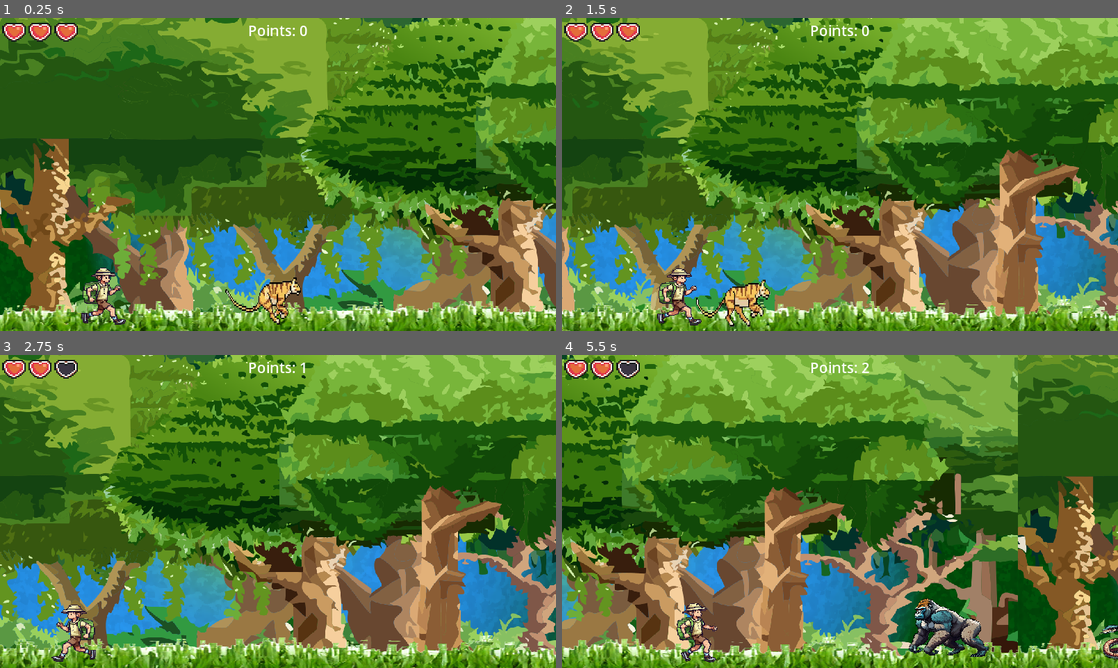
Above: before the commit, frames 1-4 (two rows, left to right).
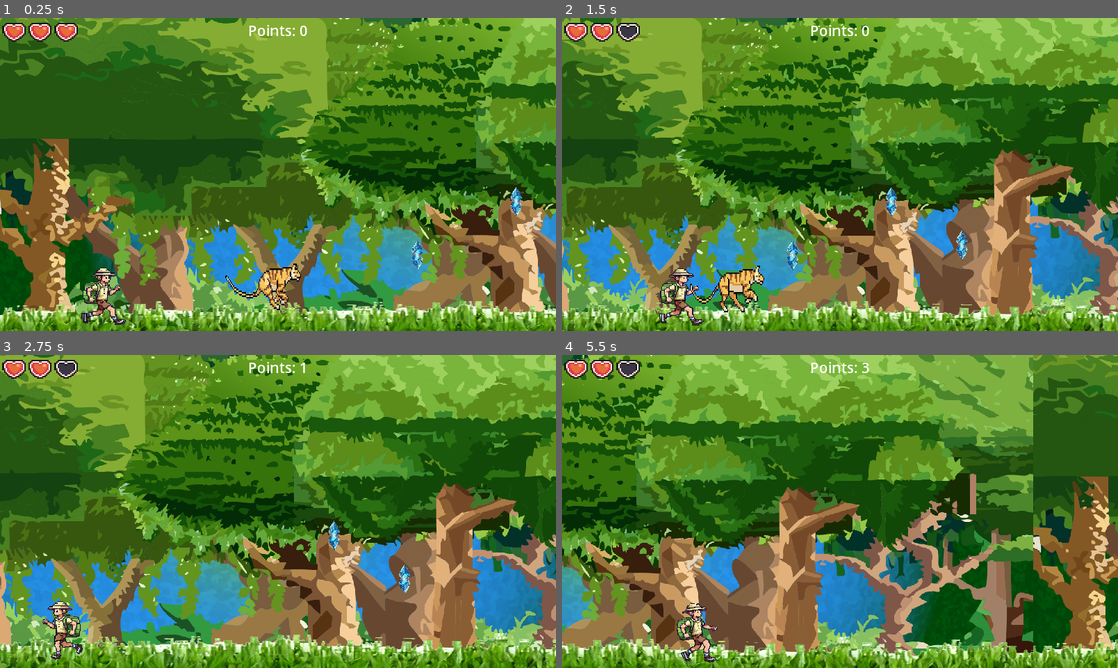
Above: after the commit, the same moments.

Repository: Zain12468/Godot-Side-Scroller-Game
Game: Godot game, scene res://Scenes/Levels/Level 1.tscn
The game is run twice, just before and just after one commit, with the same random seed, the same clock (stepped at 60 frames per second) and the same inputs.
Inputs:
- Up to frame 1 (0.25 s): no input
- Up to frame 2 (1.5 s): tap Enter (ui_accept) at 0.5, 0.77 s; hold Right (ui_right) from 0.53 s (still down)
- Up to frame 3 (2.75 s): tap Enter (ui_accept) at 1.52 s; release Right (ui_right) at 2.03 s; hold Left (ui_left) from 2.03 s (still down)
- Up to frame 4 (5.5 s): release Left (ui_left) at 2.78 s; hold Right (ui_right) 2.78-4.28 s; tap Enter (ui_accept) at 3.02, 3.77, 4.52 s; hold Left (ui_left) 4.28-5.03 s; hold Right (ui_right) from 5.03 s (still down)

The runs differ from the first frame. In frame 1, 1.4% of the frame differs, in the area x 40-94%, y 54-98%; in frame 2, 37%; in frame 3, 53%; in frame 4, 53%, in the area x 0-100%, y 0-100%.

Commit message:
Renaming Enemy Scenes

Diff:
--- a/Main Project/Scenes/Characters/Enemies/Gorilla.gd
+++ b/Main Project/Scenes/Characters/Enemies/Gorilla.gd
@@ -8,6 +8,7 @@
 @onready var sprite_2d = $AnimatedSprite2D
 @export var speed = 150
 @export var limit = 0.5
+@export var endPoint : Marker2D
 
 
 func _ready():
--- a/Main Project/Scenes/Characters/Enemies/Gorilla.tscn
+++ b/Main Project/Scenes/Characters/Enemies/Gorilla.tscn
@@ -1,6 +1,6 @@
 [gd_scene load_steps=14 format=3 uid="uid://b3x3fd5gj2xlc"]
 
-[ext_resource type="Script" path="res://Scenes/Characters/Enemies/Snake.gd" id="1_6x6n3"]
+[ext_resource type="Script" path="res://Scenes/Characters/Enemies/Gorilla.gd" id="1_nskp3"]
 [ext_resource type="Texture2D" uid="uid://dpa4h1g77gctg" path="res://Assets/Characters/Gorilla asset /Gorilla asset1 .png" id="2_3rktd"]
 [ext_resource type="Texture2D" uid="uid://dx01sfua5i55a" path="res://Assets/Characters/Gorilla asset /Gorilla asset2 .png" id="3_xuv3n"]
 [ext_resource type="Texture2D" uid="uid://bqkvghc34lv7x" path="res://Assets/Characters/Gorilla asset /Gorilla asset3.png" id="4_ucyad"]
@@ -54,11 +54,11 @@
 radius = 22.0
 height = 68.0
 
-[node name="Snake" type="CharacterBody2D"]
+[node name="Gorilla" type="CharacterBody2D"]
 position = Vector2(-10, -24)
 collision_layer = 3
 collision_mask = 3
-script = ExtResource("1_6x6n3")
+script = ExtResource("1_nskp3")
 
 [node name="AnimatedSprite2D" type="AnimatedSprite2D" parent="."]
 position = Vector2(10, 23)
--- a/Main Project/Scenes/Characters/Enemies/Snake.gd
+++ b/Main Project/Scenes/Characters/Enemies/Snake.gd
@@ -8,6 +8,7 @@
 @onready var sprite_2d = $AnimatedSprite2D
 @export var speed = 150
 @export var limit = 0.5
+@export var endPoint : Marker2D
 
 
 func _ready():
--- a/Main Project/Scenes/Characters/Enemies/Snake.tscn
+++ b/Main Project/Scenes/Characters/Enemies/Snake.tscn
@@ -51,7 +51,6 @@
 height = 88.0
 
 [sub_resource type="CapsuleShape2D" id="CapsuleShape2D_6qxrp"]
-radius = 10.0
 height = 52.0
 
 [node name="Snake" type="CharacterBody2D"]
--- a/Main Project/Scenes/Characters/Enemies/Tiger.tscn
+++ b/Main Project/Scenes/Characters/Enemies/Tiger.tscn
@@ -155,16 +155,16 @@
 }]
 
 [sub_resource type="CapsuleShape2D" id="CapsuleShape2D_f53cx"]
-radius = 31.0056
-height = 170.022
+radius = 36.0117
+height = 155.997
 
 [sub_resource type="CapsuleShape2D" id="CapsuleShape2D_n8ci6"]
-radius = 31.0
-height = 178.0
+radius = 35.0
+height = 162.0
 
 [sub_resource type="CapsuleShape2D" id="CapsuleShape2D_6qxrp"]
 radius = 15.0
-height = 78.0
+height = 120.0
 
 [node name="Snake" type="CharacterBody2D"]
 position = Vector2(-10, -24)
@@ -173,14 +173,15 @@
 script = ExtResource("1_at8ar")
 
 [node name="AnimatedSprite2D" type="AnimatedSprite2D" parent="."]
-position = Vector2(-4, 20)
+position = Vector2(0, 20)
 scale = Vector2(0.393167, 0.602759)
 sprite_frames = SubResource("SpriteFrames_uichb")
 animation = &"running"
 autoplay = "running"
+frame_progress = 0.346407
 
 [node name="CollisionShape2D" type="CollisionShape2D" parent="."]
-position = Vector2(-7, 48)
+position = Vector2(6, 50)
 rotation = 1.5646
 shape = SubResource("CapsuleShape2D_f53cx")
 
@@ -189,7 +190,7 @@
 
 [node name="CollisionShape2D" type="CollisionShape2D" parent="Hitbox"]
 visibility_layer = 2
-position = Vector2(-3, 49)
+position = Vector2(5, 54)
 rotation = 1.5708
 shape = SubResource("CapsuleShape2D_n8ci6")
 
@@ -198,7 +199,7 @@
 collision_mask = 4
 
 [node name="CollisionShape2D" type="CollisionShape2D" parent="Hurtbox"]
-position = Vector2(32, 22)
+position = Vector2(26, 10)
 rotation = 1.5708
 shape = SubResource("CapsuleShape2D_6qxrp")
 
--- a/Main Project/Scenes/Collectables/collectable.tscn
+++ b/Main Project/Scenes/Collectables/collectable.tscn
@@ -1,4 +1,6 @@
-[gd_scene load_steps=3 format=3 uid="uid://deuqbeubboi2i"]
+[gd_scene load_steps=4 format=3 uid="uid://deuqbeubboi2i"]
+
+[ext_resource type="Texture2D" uid="uid://cowojl2y1qvum" path="res://Assets/Other/glowing pixlated crystal.png" id="1_apsbc"]
 
 [sub_resource type="GDScript" id="GDScript_maadm"]
 script/source = "extends Area2D
@@ -13,17 +15,18 @@
 "
 
 [sub_resource type="CircleShape2D" id="CircleShape2D_hqe23"]
-radius = 29.0
+radius = 35.0
 
 [node name="Collectable" type="Area2D"]
 script = SubResource("GDScript_maadm")
 
 [node name="CollisionShape2D" type="CollisionShape2D" parent="."]
-position = Vector2(142, 71)
+position = Vector2(143, 77)
 shape = SubResource("CircleShape2D_hqe23")
 
 [node name="Sprite2D" type="Sprite2D" parent="."]
-position = Vector2(142, 70)
-scale = Vector2(0.182701, 0.140935)
+position = Vector2(142, 75.7588)
+scale = Vector2(0.182701, 0.170468)
+texture = ExtResource("1_apsbc")
 
 [connection signal="body_entered" from="." to="." method="_on_body_entered"]
--- a/Main Project/Scenes/Levels/Level 1.tscn
+++ b/Main Project/Scenes/Levels/Level 1.tscn
@@ -9,8 +9,6 @@
 [ext_resource type="PackedScene" uid="uid://xqv4fa5ckbwe" path="res://Scenes/Levels/Level 2.tscn" id="7_fqohm"]
 [ext_resource type="PackedScene" uid="uid://deuqbeubboi2i" path="res://Scenes/Collectables/collectable.tscn" id="7_t7nnl"]
 [ext_resource type="PackedScene" uid="uid://p2lrseq3ebh6" path="res://Scenes/Game Management/hearts_container.tscn" id="8_be0ij"]
-[ext_resource type="PackedScene" uid="uid://cg1j7xeewaf1y" path="res://Scenes/Characters/Enemies/Snake.tscn" id="10_6q0d8"]
-[ext_resource type="PackedScene" uid="uid://b3x3fd5gj2xlc" path="res://Scenes/Characters/Enemies/Gorilla.tscn" id="11_w7u4v"]
 [ext_resource type="PackedScene" uid="uid://bklrug7ygo6d5" path="res://Scenes/Characters/Enemies/Tiger.tscn" id="12_sshyb"]
 
 [sub_resource type="TileSetAtlasSource" id="TileSetAtlasSource_xkrva"]
@@ -541,13 +539,13 @@
 vertical_alignment = 1
 
 [node name="Collectable" parent="." instance=ExtResource("7_t7nnl")]
-position = Vector2(714, 492)
+position = Vector2(727, 410)
 
 [node name="Collectable2" parent="." instance=ExtResource("7_t7nnl")]
-position = Vector2(910, 521)
+position = Vector2(932, 299)
 
 [node name="Collectable3" parent="." instance=ExtResource("7_t7nnl")]
-position = Vector2(1140, 507)
+position = Vector2(1078, 389)
 
 [node name="CanvasLayer" type="CanvasLayer" parent="."]
 
@@ -558,13 +556,7 @@
 offset_bottom = 10.0
 scale = Vector2(3, 3)
 
-[node name="Snake" parent="." instance=ExtResource("10_6q0d8")]
-position = Vector2(1833, 562)
-
-[node name="Gorilla" parent="." instance=ExtResource("11_w7u4v")]
-position = Vector2(1482, 523)
-
 [node name="Tiger" parent="." instance=ExtResource("12_sshyb")]
-position = Vector2(527, 543)
+position = Vector2(523, 514)
 
 [connection signal="body_entered" from="Scene Objects/Finish" to="Scene Objects/Finish" method="_on_body_entered"]
Not shown: 1 places in Main Project/Scenes/Levels/Level 1.tscn that only renumber resources
